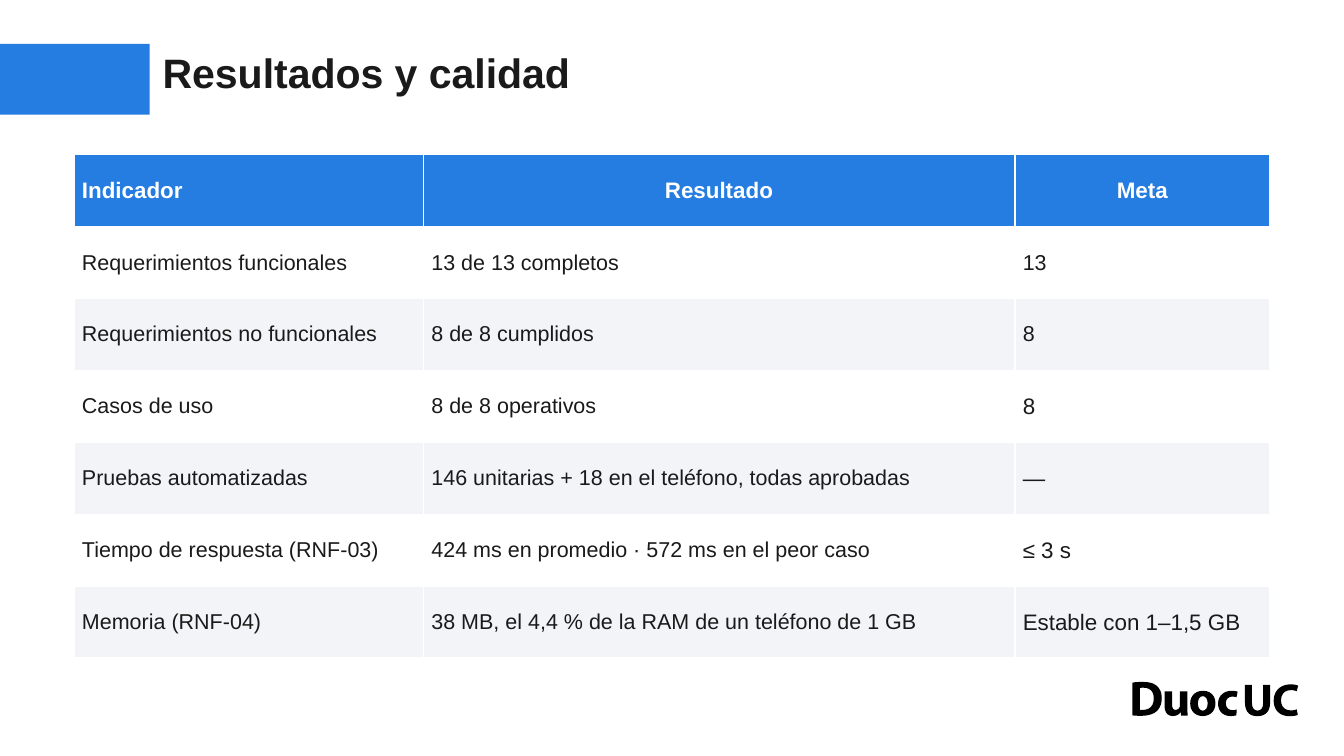
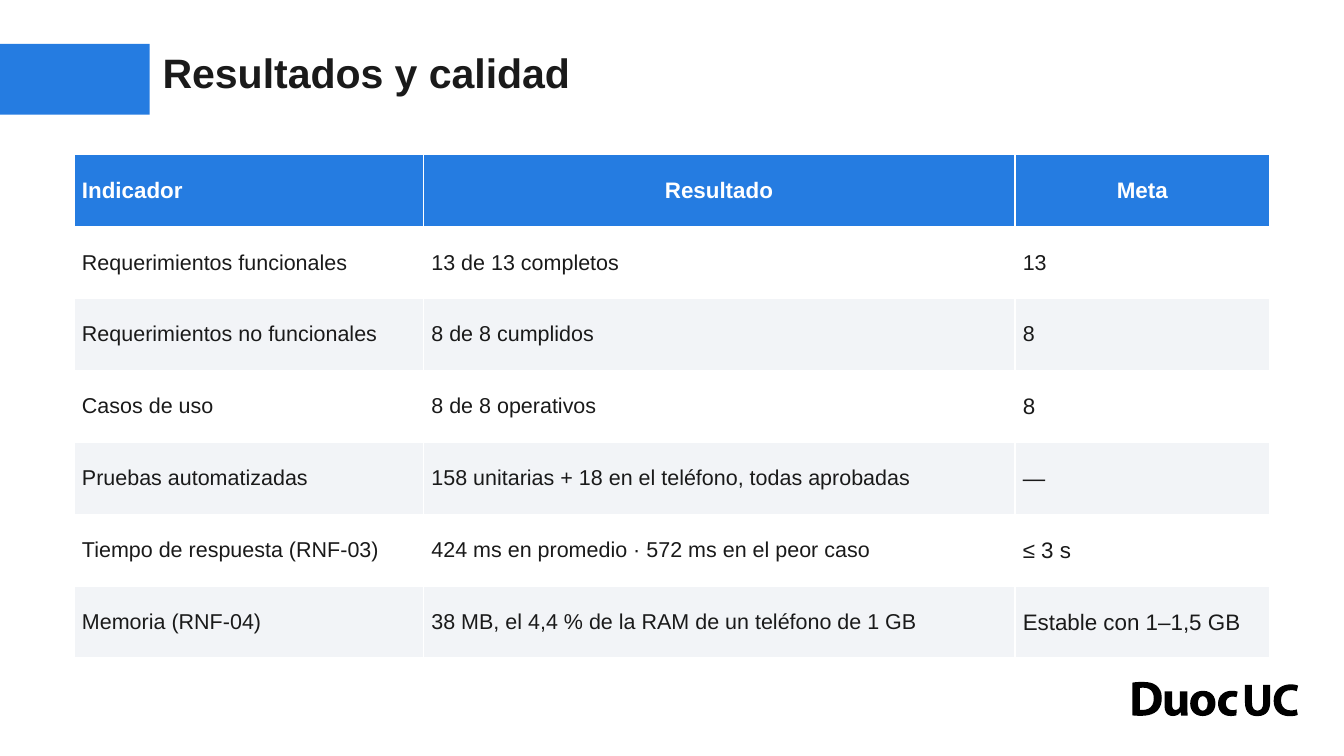
Before and after one commit to migxel23cl/WithYou, a slide deck: slide 11 of Antonio Varas_AldoMartinez_802°D_Grupo 6/Fase 2/Evidencias Proyecto/Presentación Proyecto.pptx. Drawn at 1344x756 pixels with LibreOffice and Linux fonts; fonts in the diff are those of the drawing; background and template pictures are left out. Boxes give left, top, right and bottom in pixels: in the first picture for what was removed or moved away, otherwise in the second. Text is boxed around its words. In the diff, an @@ line names an element or a change of style, - is before the commit and + after.

```diff
--- a/Antonio Varas_AldoMartinez_802°D_Grupo 6/Fase 2/Evidencias Proyecto/Presentación Proyecto.pptx
+++ b/Antonio Varas_AldoMartinez_802°D_Grupo 6/Fase 2/Evidencias Proyecto/Presentación Proyecto.pptx
@@ table at [74,155,1270,659] @@
-row 5, column 2: 146 unitarias + 18 en el teléfono, todas aprobadas
+row 5, column 2: 158 unitarias + 18 en el teléfono, todas aprobadas
```
Also in this commit, not shown: 6 other files.
